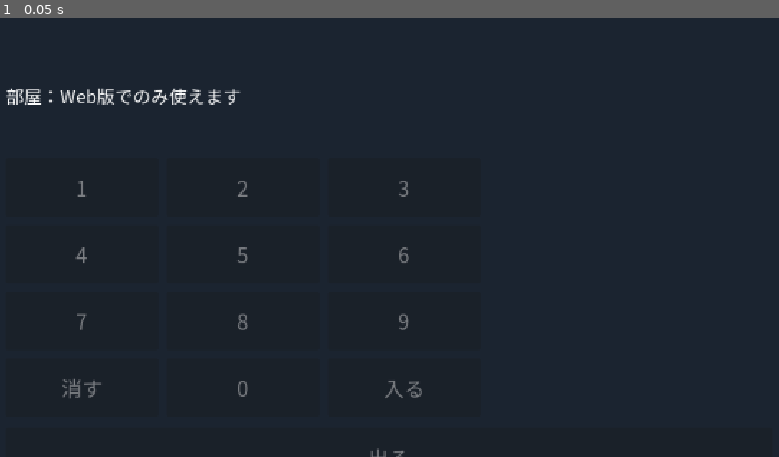
Above: before the commit, frame 1.
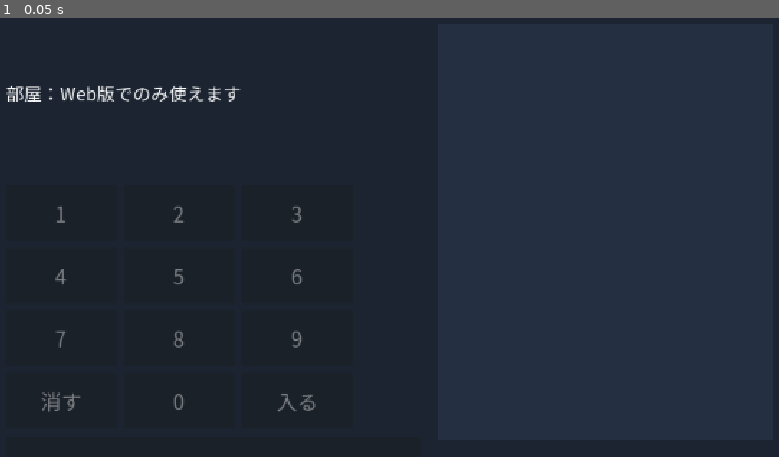
Above: after the commit, the same moment.

Repository: koyoy1016-gif/bigbusters-godot
Game: Godot game, scene res://scenes/experiments/room_screen.tscn
The game is run twice, just before and just after one commit, with the same random seed, the same clock (stepped at 60 frames per second) and the same inputs. This scene is started directly instead of the project's main scene.
Inputs:
- Up to frame 1 (0.05 s): no input

The runs differ from the first frame. In frame 1, 5.4% of the frame differs, in the area x 0-100%, y 15-100%.

Commit message:
手順2：箱の位置の同期（送受信・回/秒の表示・ルール）を追加
自分の枠の位置だけを書けるルール（rooms/{code}/positions/{p1〜p4}）を追加。
ブラウザ側で位置を送る（sendPosition）、受け取る（positions）、送った数と
受けた数を数える。Godot側は、100ミリ秒ごとに送る、なめらかに近づける、
回/秒を求める計算（position_sync.gd）。入室画面の右側に箱を置いて確かめる。
テスト：Godot（position_sync.gd、room_rules の位置の確認）、Node（送受信・退出）。
ルールは、Firebaseコンソールへの貼り直しが必要。

Co-Authored-By: Claude Haiku 5.5 <noreply@anthropic.com>
Claude-Session: https://claude.ai/code/session_01U5QjkxQPQVJ9bA9eQTVgJt

Diff:
--- /dev/null
+++ b/data/position_sync.json
@@ -0,0 +1,11 @@
+{
+  "send_interval_ms": 100,
+  "angular_speed": 1.0,
+  "radius": 0.3,
+  "smooth_per_sec": 10.0,
+  "box_size": 40,
+  "rate_window_sec": 1.0,
+  "rate_text": "送信 %.1f 回/秒、受信 %.1f 回/秒",
+  "stage_color": "#243042",
+  "colors": ["#ff7070", "#70d0ff", "#ffe070", "#90ff90"]
+}
--- a/firebase/database.rules.json
+++ b/firebase/database.rules.json
@@ -20,6 +20,24 @@
               ".validate": false
             }
           }
+        },
+        "positions": {
+          "$slot": {
+            ".write": "auth != null && root.child('rooms/' + $code + '/players/' + $slot + '/uid').val() === auth.uid",
+            ".validate": "$slot.matches(/^p[1-4]$/) && newData.hasChildren(['x', 'y', 't']) && newData.child('x').isNumber() && newData.child('y').isNumber() && newData.child('t').isNumber()",
+            "x": {
+              ".validate": "newData.isNumber()"
+            },
+            "y": {
+              ".validate": "newData.isNumber()"
+            },
+            "t": {
+              ".validate": "newData.isNumber()"
+            },
+            "$other": {
+              ".validate": false
+            }
+          }
         }
       }
     }
--- /dev/null
+++ b/scripts/network/position_sync.gd
@@ -0,0 +1,34 @@
+extends RefCounted
+## 箱の位置の同期の計算（手順2）。送る間隔、なめらかな移動、回数から「回/秒」を求める。通信なしで確かめられる部分だけ。
+
+## 前に送ってから、interval_ms 以上たったら送る
+static func should_send(now_ms: int, last_sent_ms: int, interval_ms: int) -> bool:
+	return now_ms - last_sent_ms >= interval_ms
+
+
+## 数えた回数の差を、秒あたりにする（秒が0以下なら0）
+static func rate_per_sec(count_now: int, count_before: int, elapsed_sec: float) -> float:
+	if elapsed_sec <= 0.0:
+		return 0.0
+	return float(count_now - count_before) / elapsed_sec
+
+
+## なめらかに近づける割合（0〜1に収める）
+static func smooth_weight(delta_sec: float, per_sec: float) -> float:
+	return clampf(delta_sec * per_sec, 0.0, 1.0)
+
+
+## 受け取った位置（{"p1": {"x":..,"y":..,"t":..}, ...}）を、枠 → Vector2 にする。壊れた項目は捨てる
+static func parse_positions(raw: Variant) -> Dictionary:
+	var out := {}
+	if not (raw is Dictionary):
+		return out
+	for slot in raw:
+		var item: Variant = raw[slot]
+		if item is Dictionary and item.has("x") and item.has("y") and _is_number(item["x"]) and _is_number(item["y"]):
+			out[str(slot)] = Vector2(float(item["x"]), float(item["y"]))
+	return out
+
+
+static func _is_number(value: Variant) -> bool:
+	return value is float or value is int
--- a/scripts/network/room_bridge.gd
+++ b/scripts/network/room_bridge.gd
@@ -14,6 +14,10 @@
 
 static func build_leave_call() -> String:
 	return "window.bbFirebase.leaveRoom()"
+
+
+static func build_send_position_call(x: float, y: float) -> String:
+	return "window.bbFirebase.sendPosition(%s, %s)" % [str(x), str(y)]
 
 
 static func build_state_query() -> String:
@@ -38,5 +42,10 @@
 	js_eval.call(build_leave_call())
 
 
+## 自分の箱の位置（0〜1）を送る。部屋に入っていなければ、JS側が何もしない
+func send_position(x: float, y: float) -> void:
+	js_eval.call(build_send_position_call(x, y))
+
+
 func read_state() -> Dictionary:
 	return parse_state(str(js_eval.call(build_state_query())))
--- a/scripts/network/room_screen.gd
+++ b/scripts/network/room_screen.gd
@@ -1,15 +1,20 @@
 extends Control
-## 4桁の合言葉で部屋に入る画面（手順1-4）。数字ボタンで合言葉を入れ、「入る」で入室、「出る」で退室する。
-## 入退室はブラウザ側（window.bbFirebase）に頼む（room_bridge.gd）。文字や並びは data/room_screen.json、桁数は data/network.json から読む。
+## 4桁の合言葉で部屋に入る画面（手順1-4）と、箱の位置の同期（手順2）。
+## 左：数字ボタンで合言葉を入れ、「入る」「出る」。右：自分の箱を動かして送り、部屋の他の人の箱を表示する。
+## 入退室・送信・受信はブラウザ側（window.bbFirebase）に頼む（room_bridge.gd）。
+## 文字や並びは data/room_screen.json、同期の数値は data/position_sync.json、桁数は data/network.json。
 
 const RoomCode := preload("res://scripts/network/room_code.gd")
 const Bridge := preload("res://scripts/network/room_bridge.gd")
+const Sync := preload("res://scripts/network/position_sync.gd")
 const CheckScreen := preload("res://scripts/experiments/firebase_check.gd")
 const UI_PATH := "res://data/room_screen.json"
+const SYNC_PATH := "res://data/position_sync.json"
 const CONFIG_PATH := "res://data/firebase_config.json"
-const NETWORK_PATH := "res://data/network.json"
+const SLOTS := ["p1", "p2", "p3", "p4"]
 
 var ui: Dictionary = {}
+var sync_cfg: Dictionary = {}
 var digits: int = 4
 var code: String = ""
 var config_json: String = ""
@@ -20,8 +25,19 @@
 var code_label: Label
 var status_label: Label
 var members_label: Label
+var rate_label: Label
+var stage: Control
+var boxes := {}
+var box_targets := {}
+var box_pos := {}
 var key_buttons: Array[Button] = []
 var since_poll: float = 0.0
+var last_state: Dictionary = {}
+var angle: float = 0.0
+var last_sent_ms: int = -100000
+var rate_elapsed: float = 0.0
+var rate_sent_prev: int = 0
+var rate_recv_prev: int = 0
 
 
 ## 合言葉に数字を1つ足す。桁数を超えない、数字以外は足さない
@@ -76,6 +92,7 @@
 
 func _ready() -> void:
 	ui = CheckScreen.load_json(UI_PATH)
+	sync_cfg = CheckScreen.load_json(SYNC_PATH)
 	digits = int(RoomCode.load_config().get("code_digits", 4))
 	config_json = JSON.stringify(CheckScreen.extract_firebase_config(CheckScreen.load_json(CONFIG_PATH)))
 	_build_ui()
@@ -101,11 +118,12 @@
 	var font := load(str(ui["ui_font_path"])) as Font
 	var column := VBoxContainer.new()
 	column.set_anchors_preset(Control.PRESET_FULL_RECT)
+	column.anchor_right = 0.55
 	column.offset_left = 24.0
 	column.offset_top = 24.0
-	column.offset_right = -24.0
+	column.offset_right = -12.0
 	column.offset_bottom = -24.0
-	column.add_theme_constant_override("separation", 16)
+	column.add_theme_constant_override("separation", 12)
 	add_child(column)
 	code_label = _make_label(font, int(ui["font_size"]) + 16)
 	column.add_child(code_label)
@@ -113,10 +131,12 @@
 	column.add_child(status_label)
 	members_label = _make_label(font, int(ui["small_font_size"]))
 	column.add_child(members_label)
+	rate_label = _make_label(font, int(ui["small_font_size"]))
+	column.add_child(rate_label)
 	var grid := GridContainer.new()
 	grid.columns = 3
-	grid.add_theme_constant_override("h_separation", 12)
-	grid.add_theme_constant_override("v_separation", 12)
+	grid.add_theme_constant_override("h_separation", 10)
+	grid.add_theme_constant_override("v_separation", 10)
 	column.add_child(grid)
 	for key in ui["keys"]:
 		var button := _make_button(font, str(key))
@@ -127,6 +147,31 @@
 	leave.pressed.connect(_on_leave)
 	column.add_child(leave)
 	key_buttons.append(leave)
+	_build_stage()
+
+
+func _build_stage() -> void:
+	stage = Control.new()
+	stage.set_anchors_preset(Control.PRESET_FULL_RECT)
+	stage.anchor_left = 0.55
+	stage.offset_left = 12.0
+	stage.offset_top = 24.0
+	stage.offset_right = -24.0
+	stage.offset_bottom = -24.0
+	add_child(stage)
+	var panel := ColorRect.new()
+	panel.color = Color(str(sync_cfg["stage_color"]))
+	panel.set_anchors_preset(Control.PRESET_FULL_RECT)
+	stage.add_child(panel)
+	var colors: Array = sync_cfg["colors"]
+	var size := float(sync_cfg["box_size"])
+	for i in range(SLOTS.size()):
+		var box := ColorRect.new()
+		box.color = Color(str(colors[i]))
+		box.size = Vector2(size, size)
+		box.visible = false
+		stage.add_child(box)
+		boxes[SLOTS[i]] = box
 
 
 func _make_label(font: Font, size: int) -> Label:
@@ -143,7 +188,7 @@
 	button.text = text
 	button.add_theme_font_override("font", font)
 	button.add_theme_font_size_override("font_size", int(ui["font_size"]))
-	button.custom_minimum_size = Vector2(220, 84)
+	button.custom_minimum_size = Vector2(160, 80)
 	return button
 
 
@@ -185,12 +230,16 @@
 
 
 func _process(delta: float) -> void:
-	if not is_web or not is_instance_valid(status_label):
+	if not is_web or not is_instance_valid(stage):
 		return
 	since_poll += delta
 	if since_poll >= float(ui["poll_interval_sec"]):
 		since_poll = 0.0
 		poll()
+	rate_elapsed += delta
+	if rate_elapsed >= float(sync_cfg["rate_window_sec"]):
+		_update_rate()
+	_update_stage(delta)
 
 
 ## ブラウザ側の状態を読んで、画面を更新する
@@ -198,5 +247,54 @@
 	var state := bridge.read_state()
 	if state.is_empty():
 		return
+	last_state = state
 	_show_status(build_status_text(state, ui["texts"]))
 	members_label.text = build_members_text(state, ui["texts"])
+
+
+## 送った回数と受けた回数から、回/秒を出す
+func _update_rate() -> void:
+	var sent := int(last_state.get("sent", 0))
+	var recv := int(last_state.get("received", 0))
+	var sent_per_sec := Sync.rate_per_sec(sent, rate_sent_prev, rate_elapsed)
+	var recv_per_sec := Sync.rate_per_sec(recv, rate_recv_prev, rate_elapsed)
+	rate_sent_prev = sent
+	rate_recv_prev = recv
+	rate_elapsed = 0.0
+	rate_label.text = str(sync_cfg["rate_text"]) % [sent_per_sec, recv_per_sec]
+
+
+## 自分の箱を動かして、一定の間隔で送る。他の人の箱は、受け取った位置へなめらかに近づける
+func _update_stage(delta: float) -> void:
+	var me := str(last_state.get("slot", ""))
+	if me != "":
+		angle += delta * float(sync_cfg["angular_speed"])
+		var target := Vector2(0.5, 0.5) + Vector2(cos(angle), sin(angle)) * float(sync_cfg["radius"])
+		box_targets[me] = target
+		var now := Time.get_ticks_msec()
+		if Sync.should_send(now, last_sent_ms, int(sync_cfg["send_interval_ms"])):
+			last_sent_ms = now
+			bridge.send_position(target.x, target.y)
+	var positions := Sync.parse_positions(last_state.get("positions", {}))
+	for slot in SLOTS:
+		var box: ColorRect = boxes[slot]
+		var target := Vector2.ZERO
+		var show := false
+		if slot == me:
+			target = box_targets.get(me, Vector2(0.5, 0.5))
+			show = true
+		elif positions.has(slot):
+			target = positions[slot]
+			show = true
+		if not show:
+			box.visible = false
+			box_pos.erase(slot)
+			continue
+		var current: Vector2 = box_pos.get(slot, target)
+		if slot == me:
+			current = target
+		else:
+			current = current.lerp(target, Sync.smooth_weight(delta, float(sync_cfg["smooth_per_sec"])))
+		box_pos[slot] = current
+		box.visible = true
+		box.position = current * stage.size - box.size / 2.0
--- /dev/null
+++ b/tests/test_position_sync.gd
@@ -0,0 +1,78 @@
+extends SceneTree
+## 実行: godot --headless --path . --script res://tests/test_position_sync.gd
+## 位置の同期の計算（送る間隔、回/秒、なめらかさ、壊れた位置の除外）と、関連する設定・ルールを確かめる。
+## 実際の送受信は、tests/js/room_bridge.test.mjs と実機で確かめる。
+
+const Sync := preload("res://scripts/network/position_sync.gd")
+const Bridge := preload("res://scripts/network/room_bridge.gd")
+const CheckScreen := preload("res://scripts/experiments/firebase_check.gd")
+const SYNC_PATH := "res://data/position_sync.json"
+const RULES_PATH := "res://firebase/database.rules.json"
+
+var failures := 0
+
+
+func check(cond: bool, msg: String) -> void:
+	if cond:
+		print("OK   ", msg)
+	else:
+		print("FAIL ", msg)
+		failures += 1
+
+
+func _initialize() -> void:
+	var cfg := CheckScreen.load_json(SYNC_PATH)
+	check(not cfg.is_empty(), "同期の設定（position_sync.json）が読める")
+	check(int(cfg["send_interval_ms"]) == 100, "送る間隔は100ミリ秒（約10回/秒）")
+
+	# 送る間隔
+	check(Sync.should_send(1000, 900, 100), "100ミリ秒たったら送る")
+	check(not Sync.should_send(1000, 950, 100), "100ミリ秒たっていなければ送らない")
+	check(Sync.should_send(0, -100000, 100), "最初は必ず送る")
+
+	# 回/秒
+	check(is_equal_approx(Sync.rate_per_sec(10, 0, 1.0), 10.0), "10回を1秒で数えたら、10回/秒")
+	check(is_equal_approx(Sync.rate_per_sec(25, 5, 2.0), 10.0), "差（20回）を2秒で割ると、10回/秒")
+	check(Sync.rate_per_sec(5, 0, 0.0) == 0.0, "経過時間が0なら0（割らない）")
+
+	# なめらかさ
+	check(is_equal_approx(Sync.smooth_weight(0.1, 10.0), 1.0), "10/秒で0.1秒なら、全部近づく")
+	check(is_equal_approx(Sync.smooth_weight(0.05, 10.0), 0.5), "半分の時間なら、半分近づく")
+	check(Sync.smooth_weight(5.0, 10.0) == 1.0, "時間が長くても、1を超えない")
+
+	# 受け取った位置
+	var raw := {
+		"p1": {"x": 0.25, "y": 0.5, "t": 1},
+		"p2": {"x": 0.75, "y": 0.1, "t": 2},
+		"p3": {"x": "bad", "y": 0.5, "t": 3},
+		"p4": {"y": 0.5},
+	}
+	var positions := Sync.parse_positions(raw)
+	check(positions.size() == 2, "壊れた位置（文字・項目なし）は捨てる（%d件）" % positions.size())
+	check(positions["p1"] == Vector2(0.25, 0.5) and positions["p2"] == Vector2(0.75, 0.1), "正しい位置は、そのまま取れる")
+	check(Sync.parse_positions(null).is_empty() and Sync.parse_positions("x").is_empty(), "辞書でなければ空")
+
+	# 橋渡しの呼び出し
+	check(Bridge.build_send_position_call(0.5, 0.25) == "window.bbFirebase.sendPosition(0.5, 0.25)", "位置の送信の呼び出し")
+
+	# 画面の文字がフォントにある
+	var ui := CheckScreen.load_json("res://data/room_screen.json")
+	var font := load(str(ui["ui_font_path"])) as Font
+	var missing := ""
+	for ch in str(cfg["rate_text"]).replace("%f", "").replace("%s", ""):
+		if not font.has_char(ord(ch)):
+			missing += ch
+	check(missing == "", "送受信の表示の文字がフォントにある（不足: %s）" % missing)
+	check(str(cfg["rate_text"]) % [10.0, 9.5] == "送信 10.0 回/秒、受信 9.5 回/秒", "送受信の表示が組み立つ")
+
+	# ルール：位置は、自分の枠のときだけ書ける
+	var rules_text := FileAccess.get_file_as_string(RULES_PATH)
+	var rules = JSON.parse_string(rules_text)
+	var pos: Dictionary = rules["rules"]["rooms"]["$code"]["positions"]["$slot"]
+	check(str(pos[".write"]).contains("root.child('rooms/' + $code + '/players/' + $slot + '/uid').val() === auth.uid"), "位置は、自分の枠の人だけが書ける")
+	check(str(pos[".validate"]).contains("$slot.matches(/^p[1-4]$/)") and str(pos[".validate"]).contains("hasChildren(['x', 'y', 't'])"), "位置の枠は p1〜p4、x・y・t が必要")
+	check(pos["$other"][".validate"] == false, "x・y・t 以外は書けない")
+	check(pos["x"][".validate"] == "newData.isNumber()" and pos["y"][".validate"] == "newData.isNumber()", "x・y は数値")
+
+	print("失敗: ", failures)
+	quit(1 if failures > 0 else 0)
Not shown, changed: export_presets.cfg
Not shown, added: scripts/network/position_sync.gd.uid
Not shown, added: tests/test_position_sync.gd.uid
Not shown, changed: NOTES.md
Not shown, changed: tests/js/room_bridge.test.mjs
